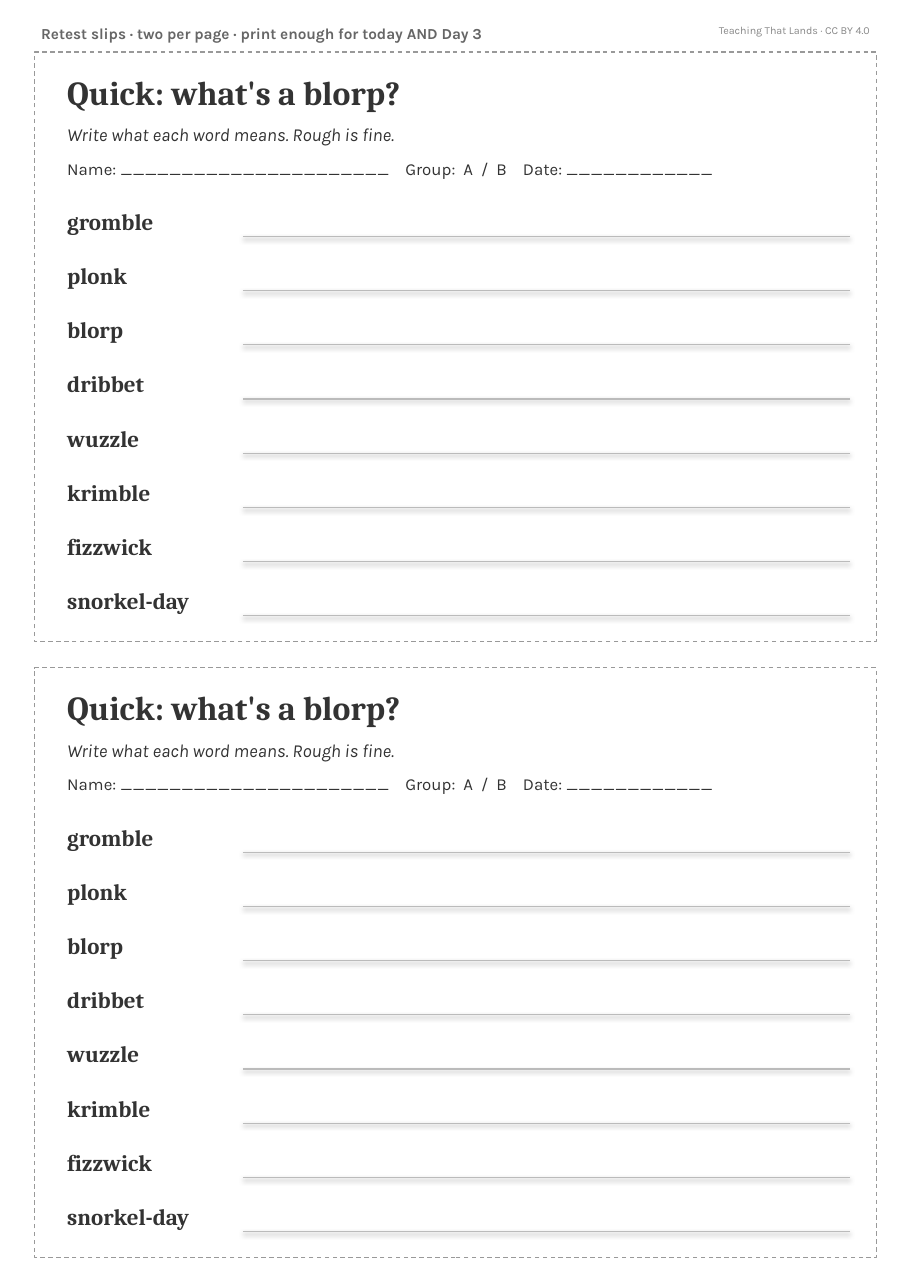
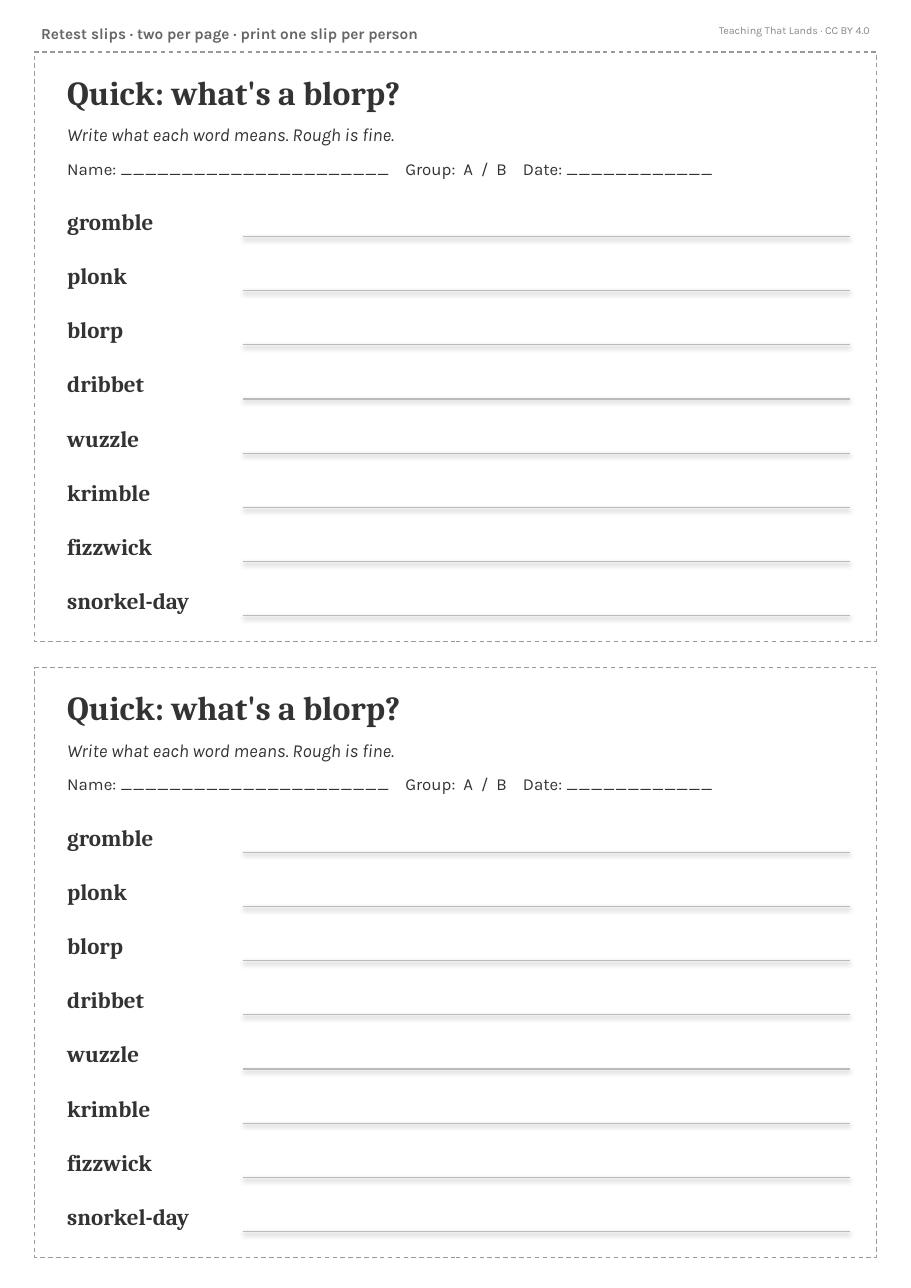
Before and after one commit to teachingthatlands/teachingthatlands.github.io, a slide deck: slide 3 of tools/printables/blorps-and-fizzwicks.pptx. Drawn at 911x1288 pixels with LibreOffice and Linux fonts; fonts in the diff are those of the drawing. Boxes give left, top, right and bottom in pixels: in the first picture for what was removed or moved away, otherwise in the second. Text is boxed around its words. In the diff, an @@ line names an element or a change of style, - is before the commit and + after.

```diff
--- a/tools/printables/blorps-and-fizzwicks.pptx
+++ b/tools/printables/blorps-and-fizzwicks.pptx
@@ text at <box>41,28,418,43</box>: text changed @@
-Retest slips · two per page · print enough for today AND Day 3
+Retest slips · two per page · print one slip per person
```
Also in this commit, not shown: 3 other slides changed, 4 other files.
